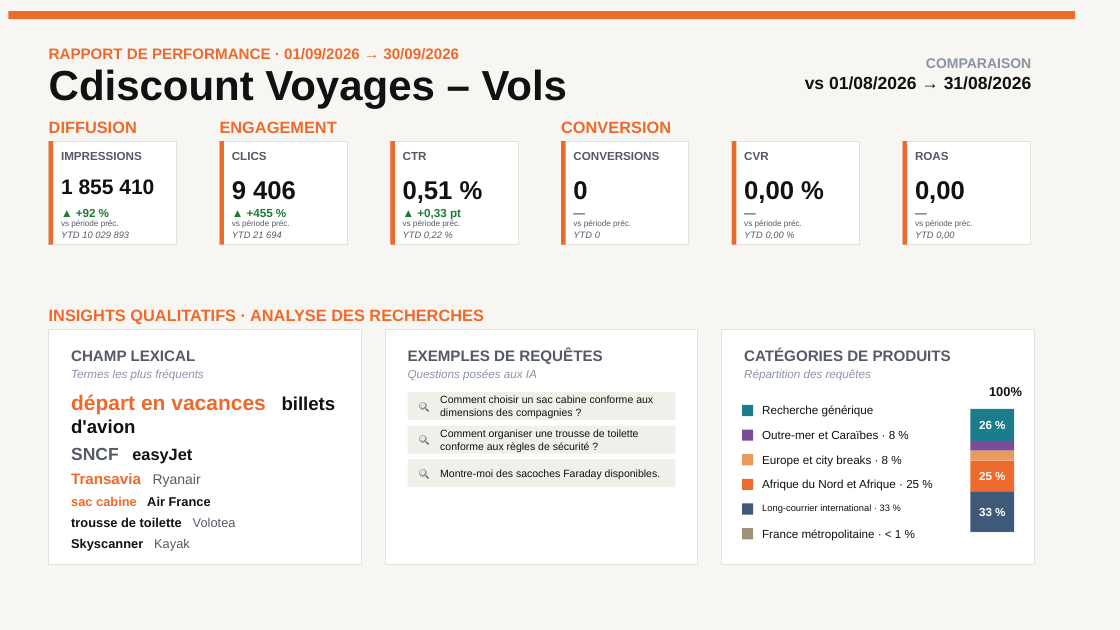
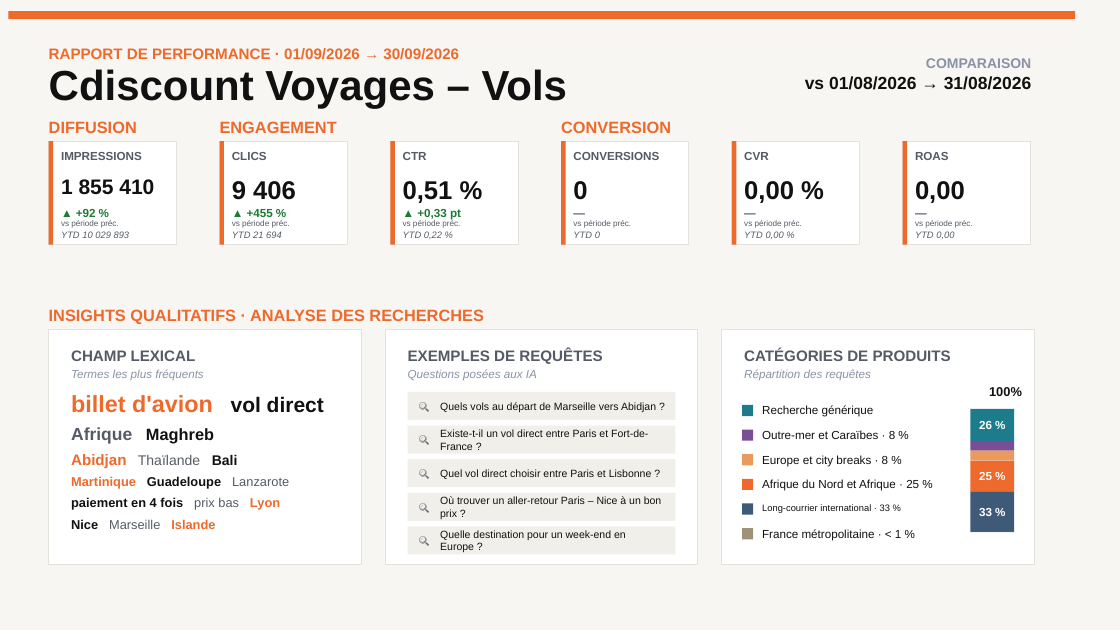
Before and after one commit to stephanemonmarson-creator/Lemrock, a slide deck: slide 15 of rapports/septembre/121026_Customer Success_Septembre 26.pptx. Drawn at 1120x630 pixels with LibreOffice and Linux fonts; fonts in the diff are those of the drawing. Boxes give left, top, right and bottom in pixels: in the first picture for what was removed or moved away, otherwise in the second. Text is boxed around its words. In the diff, an @@ line names an element or a change of style, - is before the commit and + after.

```diff
--- a/rapports/septembre/121026_Customer Success_Septembre 26.pptx
+++ b/rapports/septembre/121026_Customer Success_Septembre 26.pptx
@@ text at [71, 395, 324, 529]: text changed @@
-départ en vacances billets d'avion
-SNCF easyJet
-Transavia Ryanair
-sac cabine Air France
-trousse de toilette Volotea
-Skyscanner Kayak
+billet d'avion vol direct
+Afrique Maghreb
+Abidjan Thaïlande Bali
+Martinique Guadeloupe Lanzarote
+paiement en 4 fois prix bas Lyon
+Nice Marseille Islande
@@ text at [440, 402, 656, 412]: text changed @@
-Comment choisir un sac cabine conforme aux dimensions des compagnies ?
+Quels vols au départ de Marseille vers Abidjan ?
@@ text at [440, 429, 648, 450]: text changed @@
-Comment organiser une trousse de toilette conforme aux règles de sécurité ?
+Existe-t-il un vol direct entre Paris et Fort-de-France ?
@@ text at [440, 469, 652, 479]: text changed @@
-Montre-moi des sacoches Faraday disponibles.
+Quel vol direct choisir entre Paris et Lisbonne ?
@@ rectangle added at [408, 493, 676, 521], fill #F1EFEA @@
@@ text added at [419, 493, 436, 521], 9 pt, text #555B66 @@
+🔍
@@ text added at [440, 496, 662, 519], 9 pt, text #111111 @@
+Où trouver un aller-retour Paris – Nice à un bon prix ?
@@ rectangle added at [408, 527, 676, 555], fill #F1EFEA @@
@@ text added at [419, 527, 436, 555], 9 pt, text #555B66 @@
+🔍
@@ text added at [440, 530, 626, 552], 9 pt, text #111111 @@
+Quelle destination pour un week-end en Europe ?
```
Also in this commit, not shown: 1 other slide changed, 6 other files.
